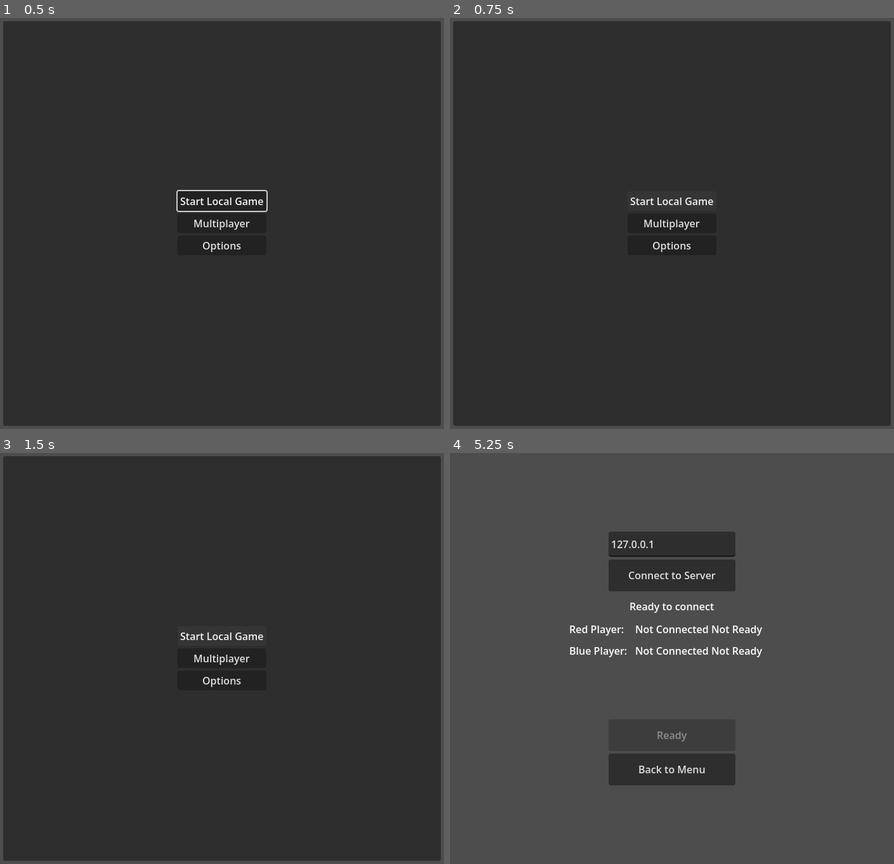
Above: before the commit, frames 1-4 (two rows, left to right).
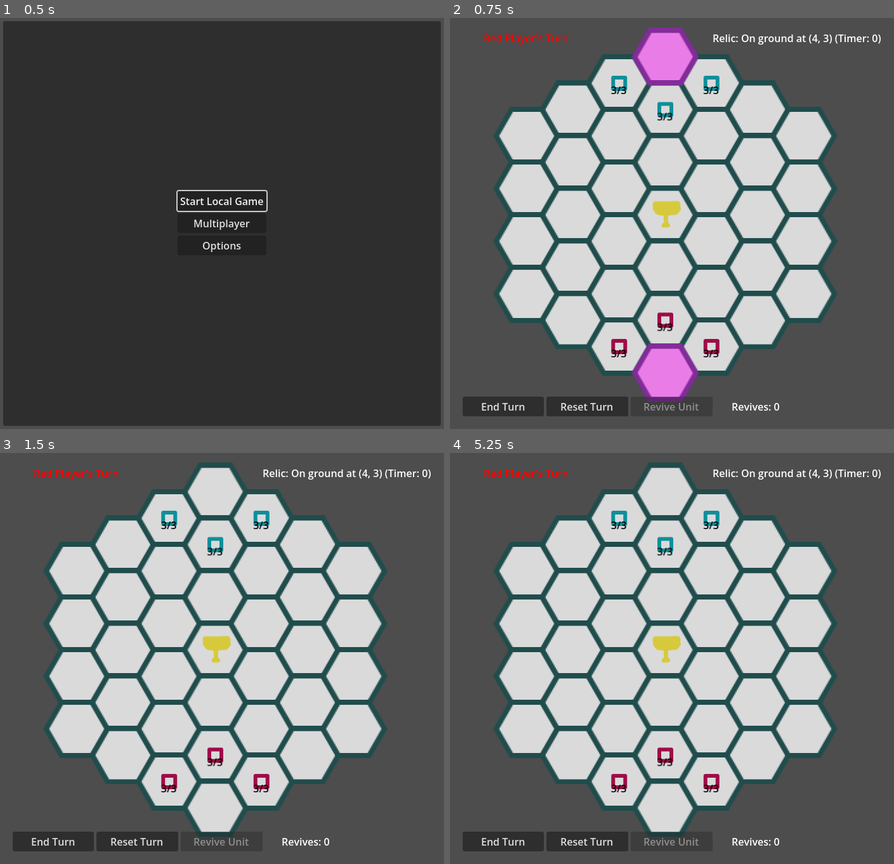
Above: after the commit, the same moments.

Repository: dokumor8/cursed_football
Game: Godot game, scene res://scenes/ui/main_menu.tscn
The game is run twice, just before and just after one commit, with the same random seed, the same clock (stepped at 60 frames per second) and the same inputs.
Inputs (mouse positions are in pixels of both pictures, inside the frame that each line leads up to):
- Up to frame 1 (0.5 s): no input
- Up to frame 2 (0.75 s): click "Start Local Game" at 0.5 s
- Up to frame 3 (1.5 s): click (222, 637) at 1.25 s, where only the run before the commit has a clickable "Start Local Game"
- Up to frame 4 (5.25 s): click (503, 843) at 2 s, where only the run after the commit has a clickable "End Turn"; click (503, 843) at 2.75 s, where only the run after the commit has a clickable "End Turn"; click (672, 637) at 3.5 s, where only the run before the commit has a clickable "Start Local Game"; click (503, 843) at 4.25 s, where only the run after the commit has a clickable "End Turn"; click (672, 658) at 5 s, where only the run before the commit has a clickable "Multiplayer"

Frame 1 is identical in both runs. In frame 2, 95% of the frame differs, in the area x 0-100%, y 0-100%; in frame 3, 94%; in frame 4, 53%.
Error before the commit: Parse Error: Identifier "peer_to_player_id" not declared in the current scope. (res://scripts/network/multiplayer_manager.gd:243)

Commit message:
Finish disconnect fix

Diff:
--- a/scripts/network/multiplayer_manager.gd
+++ b/scripts/network/multiplayer_manager.gd
@@ -165,6 +165,7 @@
             player_to_peer_id[player] = peer_id
             found_slot = true
             player_id = player
+            break
     if found_slot:
         print("Assigned player ID ", player_id, " to peer ", peer_id)
         # Notify the client of their assigned player ID
@@ -190,6 +191,7 @@
             found_player = true
             player_to_peer_id[player] = null
             player_id = player
+            break
 
     if found_player:
         print("Removed player ID ", player_id, " for disconnected peer ", peer_id)
@@ -240,21 +242,21 @@
 func get_player_id_for_peer(peer_id: int) -> int:
     if not is_server:
         return 0
-    return peer_to_player_id.get(peer_id, 0)
+    for player_id in player_to_peer_id:
+        if player_to_peer_id[player_id] == peer_id:
+            return player_id
+    return 0
 
 # Get peer ID for a player (server only)
 func get_peer_id_for_player(player_id: int) -> int:
     if not is_server:
         return 0
-    for peer_id in peer_to_player_id:
-        if peer_to_player_id[peer_id] == player_id:
-            return peer_id
-    return 0
+    return player_to_peer_id.get(player_id, 0)
 
 # Reset player assignments (server only)
 func reset_player_assignments() -> void:
     if is_server:
-        peer_to_player_id.clear()
+        player_to_peer_id.clear()
         next_player_id = 1
         print("Reset player assignments")
 
@@ -363,9 +365,9 @@
 
     # Update connection states
     player_connections.clear()
-    for peer_id in peer_to_player_id:
-        var player_id = peer_to_player_id[peer_id]
-        player_connections[player_id] = true
+    for player_id in player_to_peer_id:
+        if player_to_peer_id != null:
+            player_connections[player_id] = true
 
     # Broadcast updated lobby state
     _broadcast_lobby_state()
